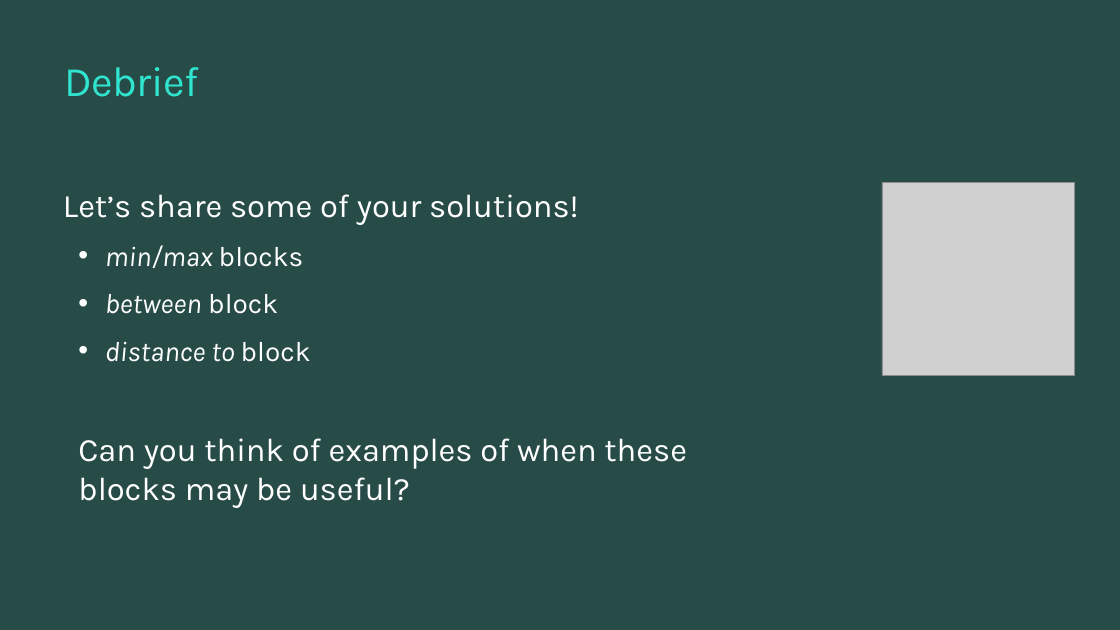
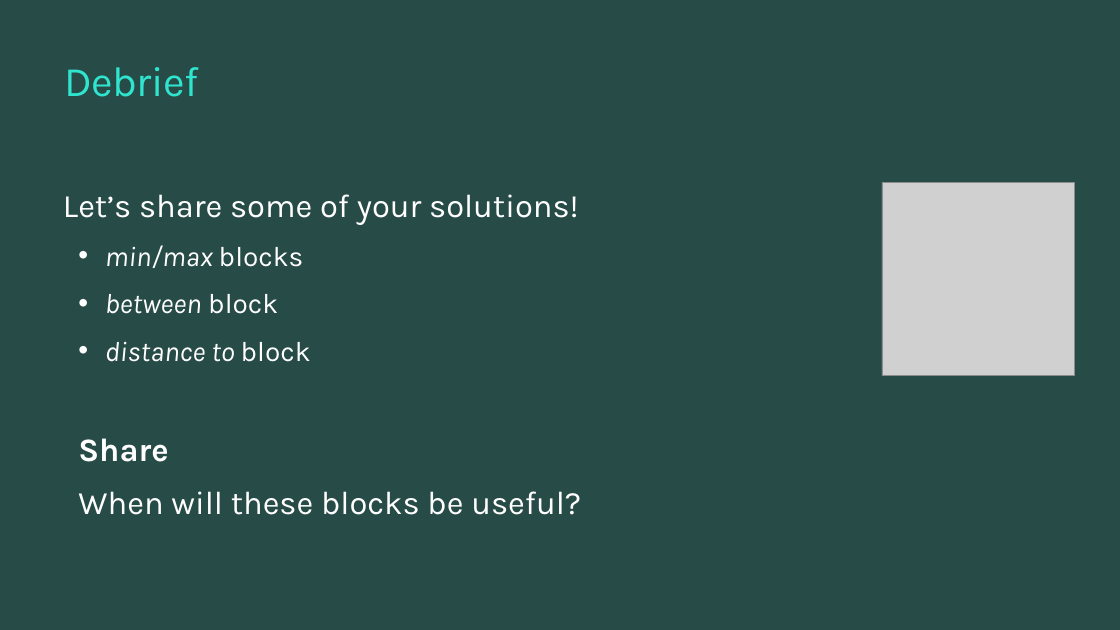
Before and after one commit to TEALSK12/introduction-to-computer-science, a slide deck: slide 10 of docs/slidedecks/TEALS SNAP 3.4.pptx. Drawn at 1120x630 pixels with LibreOffice and Linux fonts; fonts in the diff are those of the drawing; grey boxes stand for pictures; background and template pictures are left out. Boxes give left, top, right and bottom in pixels: in the first picture for what was removed or moved away, otherwise in the second. Text is boxed around its words. In the diff, an @@ line names an element or a change of style, - is before the commit and + after.

```diff
--- a/docs/slidedecks/TEALS SNAP 3.4.pptx
+++ b/docs/slidedecks/TEALS SNAP 3.4.pptx
@@ text at (78, 438, 581, 515): text changed @@
-  Can you think of examples of when these blocks may be useful?
+  Share
+  When will these blocks be useful?
```
Also in this commit, not shown: 10 other slides changed, 2 other files.
